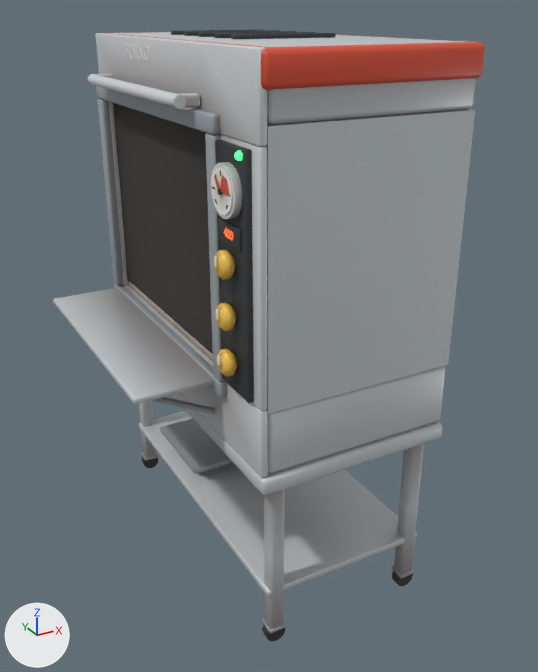
The glTF model assets/models/fp-oven-electric.gltf: old version first, new version second.
The view is the same before and after, from a 50 mm lens placed at (0.307, -2.193, 1.67), pointed at (1.314, -0.363, 0.755). Every picture has the same lights, and +X, +Y and +Z are marked at lower left. The first picture is the older version. Vertices at exactly the same position are counted once.

The older version as bpy lines, for what is in view:
```python
me_chamber = bpy.data.meshes.new('chamber')
me_chamber.from_pydata(...)  # 266 vertices, 528 faces; spans x 1.06..1.58, y -0.64..0.24, z 0.79..1.45
me_chamber.materials.append(mat_oven_steel_in)
me_model = bpy.data.meshes.new('model')
me_model.from_pydata(...)  # 4290 vertices, 8258 faces; spans x 0.8..1.63, y -0.83..0.27, z 0.02..1.61
me_model.materials.append(mat_steel)
me_model.materials.append(mat_black)
me_model.materials.append(mat_steel_dark)
me_model.materials.append(mat_tray)
me_model.materials.append(mat_front)
me_model.materials.append(mat_deck_stone)
me_model.materials.append(mat_element)
me_model.materials.append(mat_top_band)
me_model.materials.append(mat_chrome)
me_model.materials.append(mat_white_plastic)
me_model.materials.append(mat_dial_face)
me_model.materials.append(mat_dial_hot)
me_model.materials.append(mat_red)
me_model.materials.append(mat_knob_cheese)
me_model.materials.append(mat_led)
me_model.materials.append(mat_lamp_green)
ob_chamber = bpy.data.objects.new('chamber', me_chamber)
ob_chamber.location = (0.0, 0.0, 0.0)
ob_model = bpy.data.objects.new('model', me_model)
ob_model.location = (0.0, 0.0, 0.0)
```
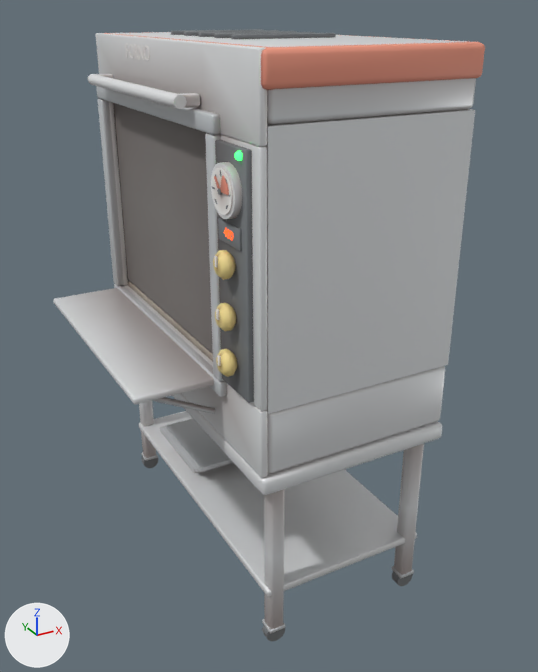
Boxes [x1, y1, x2, y2] around the edits, measured in the pictures (538 x 672 px; the box of a moved part takes in the faces that stretch with it):
part 1 of me_model, moved or reshaped
    before: [215, 35, 485, 195]
    after: [139, 35, 485, 215]
part 2 of me_model, recoloured
    both: [53, 32, 475, 629]
part 3 of me_model, recoloured
    both: [141, 29, 413, 642]
part 4 of me_model, recoloured
    both: [96, 86, 414, 634]
part 5 of me_model, recoloured (lighter)
    both: [160, 419, 233, 473]
part 6 of me_model, recoloured
    both: [96, 33, 268, 478]
part 7 of me_model, recoloured (lighter)
    both: [261, 44, 485, 90]
part 8 of me_model, recoloured
    both: [88, 74, 242, 219]
part 9 of me_model, recoloured
    both: [215, 250, 237, 377]
part 10 of me_chamber, recoloured
    both: [130, 128, 213, 352]
part 11 of me_chamber, recoloured (lighter)
    both: [113, 103, 213, 354]

Edits to the bpy script that builds the scene:
```text
Add mat_flat:
    mat_flat = bpy.data.materials.new('flat')
    mat_flat.use_nodes = True; mat_flat.node_tree.nodes.clear()
    _N = mat_flat.node_tree.nodes; _L = mat_flat.node_tree.links
    n0 = _N.new('ShaderNodeBsdfPrincipled'); n0.name = 'Principled BSDF'
    n0.inputs[2].default_value = 0.6  # 'Roughness'
    n1 = _N.new('ShaderNodeOutputMaterial'); n1.name = 'Material Output'
    n2 = _N.new('ShaderNodeVertexColor'); n2.name = 'Color Attribute'
    _L.new(n0.outputs[0], n1.inputs[0])  # 'BSDF' to 'Surface'
    _L.new(n2.outputs[0], n0.inputs[0])  # 'Color' to 'Base Color'
Add mat_flat_metal:
    mat_flat_metal = bpy.data.materials.new('flat_metal')
    mat_flat_metal.use_nodes = True; mat_flat_metal.node_tree.nodes.clear()
    _N = mat_flat_metal.node_tree.nodes; _L = mat_flat_metal.node_tree.links
    n0 = _N.new('ShaderNodeBsdfPrincipled'); n0.name = 'Principled BSDF'
    n0.inputs[1].default_value = 0.28  # 'Metallic'
    n0.inputs[2].default_value = 0.4  # 'Roughness'
    n1 = _N.new('ShaderNodeOutputMaterial'); n1.name = 'Material Output'
    n2 = _N.new('ShaderNodeVertexColor'); n2.name = 'Color Attribute'
    _L.new(n0.outputs[0], n1.inputs[0])  # 'BSDF' to 'Surface'
    _L.new(n2.outputs[0], n0.inputs[0])  # 'Color' to 'Base Color'
Change me_model:
    where me_model.from_pydata(...)  # 4290 vertices, 8258 faces; spans x 0.8..1.63, y -0.83..0.27, z 0.02..1.61
    used by ob_model
    me_model part 1: 22 vertices moved within x 1.0..1.62, y -0.82..0.26, z 1.3..1.6
    me_model part 2: 1544 faces spanning x 0.8..1.62, y -0.83..0.27, z 0.06..1.6 switch from mat_steel to mat_flat_metal
    me_model part 3: 1650 faces spanning x 1.0..1.59, y -0.79..0.27, z 0.02..1.61 switch from mat_black to mat_flat
    me_model part 4: 1126 faces spanning x 0.83..1.58, y -0.8..0.25, z 0.06..1.46 switch from mat_steel_dark to mat_flat_metal
    me_model part 5: 396 faces spanning x 1.12..1.54, y -0.24..0.14, z 0.21..0.27 switch from mat_tray to mat_flat_metal
    me_model part 6: 472 faces spanning x 1.04..1.06, y -0.82..0.26, z 0.6..1.6 switch from mat_front to mat_flat_metal
    me_model part 7: 158 faces spanning x 1.04..1.63, y -0.83..0.27, z 1.52..1.6 switch from mat_top_band to mat_flat
    me_model part 8: 344 faces spanning x 0.97..1.04, y -0.77..0.14, z 1.24..1.49 switch from mat_chrome to mat_flat_metal
    me_model part 9: 362 faces spanning x 0.99..1.03, y -0.74..-0.67, z 0.85..1.16 switch from mat_knob_cheese to mat_flat
    remove me_model.materials.append(mat_white_plastic)
    remove me_model.materials.append(mat_dial_face)
    remove me_model.materials.append(mat_dial_hot)
    remove me_model.materials.append(mat_red)
Change me_chamber:
    where me_chamber.from_pydata(...)  # 266 vertices, 528 faces; spans x 1.06..1.58, y -0.64..0.24, z 0.79..1.45
    used by ob_chamber; location = (0.0, 0.0, 0.0)
    remove me_chamber.materials.append(mat_oven_steel_in)
    me_chamber part 10: 222 faces centred in x 1.06..1.579, y -0.639..0.239, z 0.799..1.449 are repainted in the vertex colours; the middle colour goes from light grey #e2dcd9 to grey #746e6b
    me_chamber part 11: 161 faces centred in x 1.06..1.579, y -0.639..0.239, z 0.804..1.449 are repainted in the vertex colours; the middle colour goes from white #e7e2e0 to grey #77726f
    add me_chamber.materials.append(mat_flat)
```
